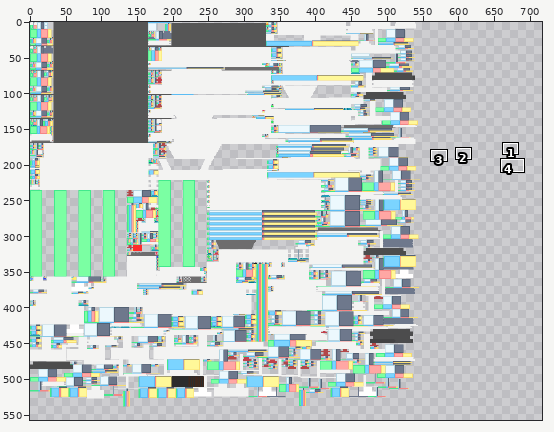
Edited in one commit: sprite sheet (src/main/resources/assets/tadditions/textures/consoles/fourteenthconsole.png). The first picture is a wide view before the edit; the outline marks the close-up.
Close-up. Before the commit:
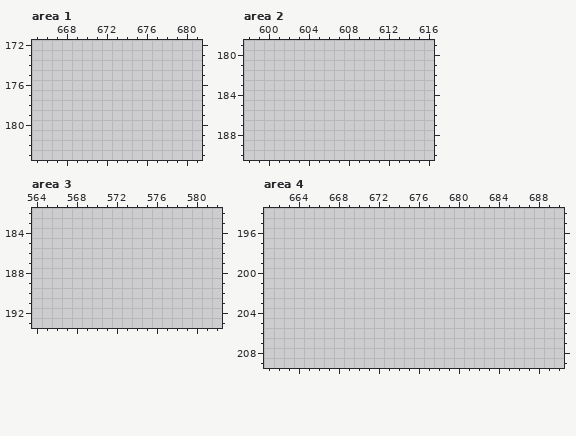
The file is 1024x1024 pixels. Colours within 5 levels of each other are drawn and written as one. Shown: area 1: x 665..681, y 172..183; area 2: x 598..616, y 179..190; area 3: x 564..582, y 182..193; area 4: x 661..690, y 194..209. The wide view leaves out empty margins. The commit also changed other parts of the picture, which this record leaves out.
After:
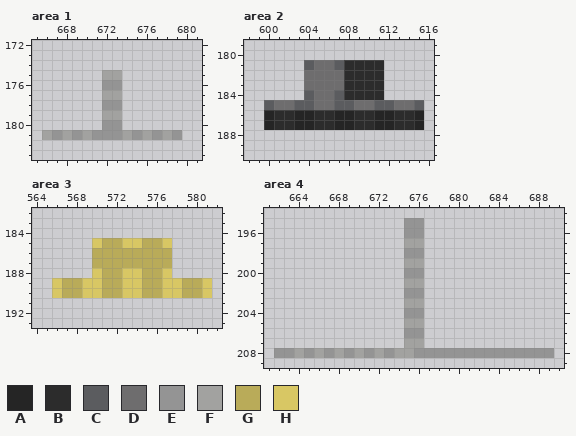
Palette (. is transparent): A #252525  B #2c2c2c  C #5b5c5f  D #6e6d6e  E #949494  F #a2a2a0  G #b9ab59  H #d8c764
Changes in this commit:
--- area 1
@@ x 665..681 @@
 174 .................
-175 .................
-176 .................
-177 .................
-178 .................
-179 .................
-180 .................
-181 .................
+175 .......FF........
+176 .......EE........
+177 .......FF........
+178 .......EE........
+179 .......FF........
+180 .......EE........
+181 .FEFEFEEEFEFEFE..
 182 .................
--- area 2
@@ x 598..616 @@
 180 ...................
-181 ...................
-182 ...................
-183 ...................
-184 ...................
-185 ...................
-186 ...................
-187 ...................
+181 ......CDDCBBBB.....
+182 ......DDDDBBBB.....
+183 ......DDDDBBBB.....
+184 ......CDDCBBBB.....
+185 ..CDDCCDDCCDDCCDDC.
+186 ..ABBAABBAABBAABBA.
+187 ..ABBAABBAABBAABBA.
 188 ...................
--- area 3
@@ x 564..582 @@
 184 ...................
-185 ...................
-186 ...................
-187 ...................
-188 ...................
-189 ...................
-190 ...................
+185 ......HGGHHGGH.....
+186 ......GGGGGGGG.....
+187 ......GGGGGGGG.....
+188 ......HGGHHGGH.....
+189 ..HGGHHGGHHGGHHGGH.
+190 ..HGGHHGGHHGGHHGGH.
 191 ...................
--- area 4
@@ x 661..690 @@
 194 ..............................
-195 ..............................
-196 ..............................
-197 ..............................
-198 ..............................
-199 ..............................
-200 ..............................
-201 ..............................
-202 ..............................
-203 ..............................
-204 ..............................
-205 ..............................
-206 ..............................
-207 ..............................
-208 ..............................
+195 ..............EE..............
+196 ..............EE..............
+197 ..............FF..............
+198 ..............EE..............
+199 ..............FF..............
+200 ..............EE..............
+201 ..............FF..............
+202 ..............EE..............
+203 ..............FF..............
+204 ..............EE..............
+205 ..............FF..............
+206 ..............EE..............
+207 ..............FF..............
+208 .EEFEFEFEFEFEFFEEEEEEEEEEEEEE.
 209 ..............................
Pixel boxes of the changes (left, top, right, bottom) in both close-ups:
added: (42, 70, 182, 140)
added: (264, 60, 424, 130)
added: (52, 238, 212, 298)
added: (274, 218, 554, 358)
